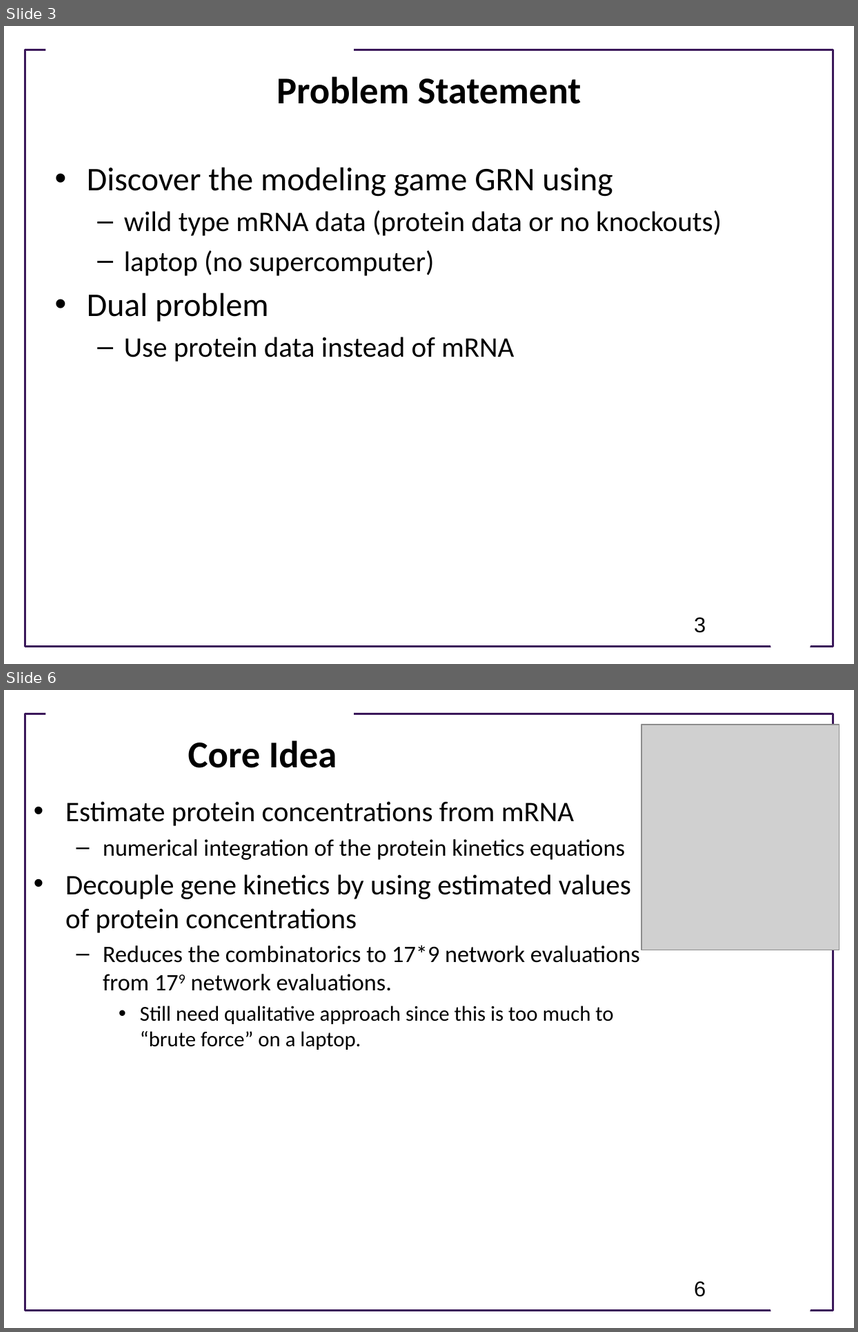
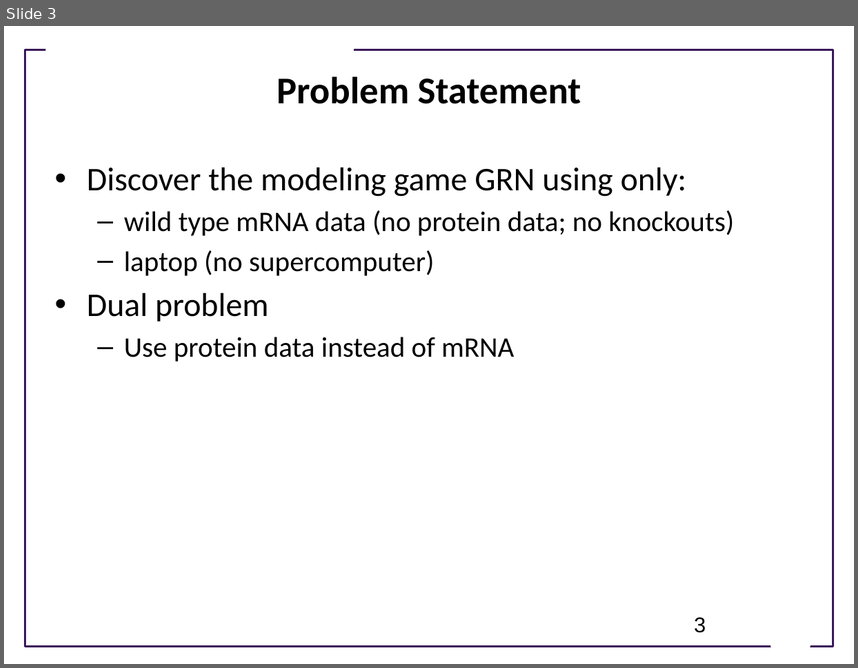
Before and after one commit to ModelEngineering/advancing-biomedical-models, a slide deck: ModelingGame/Summary of Approach to Modeling Game.pptx. Shown one above the other, each under a label of ours: slides 3 and 6 before the commit, slide 3 after it; the slides between them are not shown. The pictures are 858x1332 and 858x668 pixels, drawn with LibreOffice and Linux fonts; fonts in the diff are those of the drawing; grey boxes stand for pictures; background and template pictures are left out. Boxes give left, top, right and bottom in pixels: in the first picture for what was removed or moved away, otherwise in the second. Text is boxed around its words. In the diff, an @@ line names an element or a change of style, - is before the commit and + after.

```diff
--- a/ModelingGame/Summary of Approach to Modeling Game.pptx
+++ b/ModelingGame/Summary of Approach to Modeling Game.pptx
@@ slide 6 removed at bbox=[4, 690, 854, 1328], background #FFFFFF; not listed: 3 template elements that a slide beside it also shows @@
@@ picture removed at bbox=[642, 725, 840, 950] @@
@@ title removed at bbox=[188, 740, 337, 768] @@
-Core Idea
@@ text removed at bbox=[65, 801, 640, 1049] @@
-• Estimate protein concentrations from mRNA
-  – numerical integration of the protein kinetics equations
-• Decouple gene kinetics by using estimated values of protein concentrations
-  – Reduces the combinatorics to 17*9 network evaluations from 179 network evaluations.
-    • Still need qualitative approach since this is too much to “brute force” on a laptop.
@@ page number removed at bbox=[694, 1281, 706, 1297] @@
-6
@@ slide 3 changed as well @@
@@ text at bbox=[87, 167, 734, 236]: text changed @@
-• Discover the modeling game GRN using
-  – wild type mRNA data (protein data or no knockouts)
+• Discover the modeling game GRN using only:
+  – wild type mRNA data (no protein data; no knockouts)
```
Also in this commit, not shown: 4 other slides changed, 6 slides added, 2 other slides removed.
